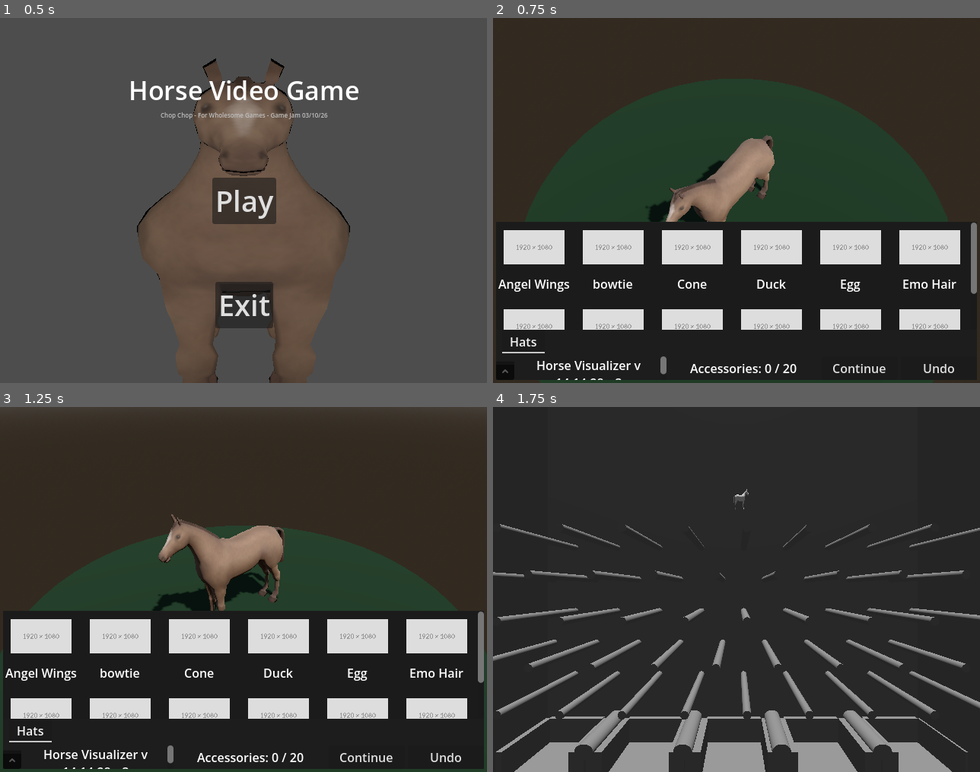
Above: before the commit, frames 1-4 (two rows, left to right).
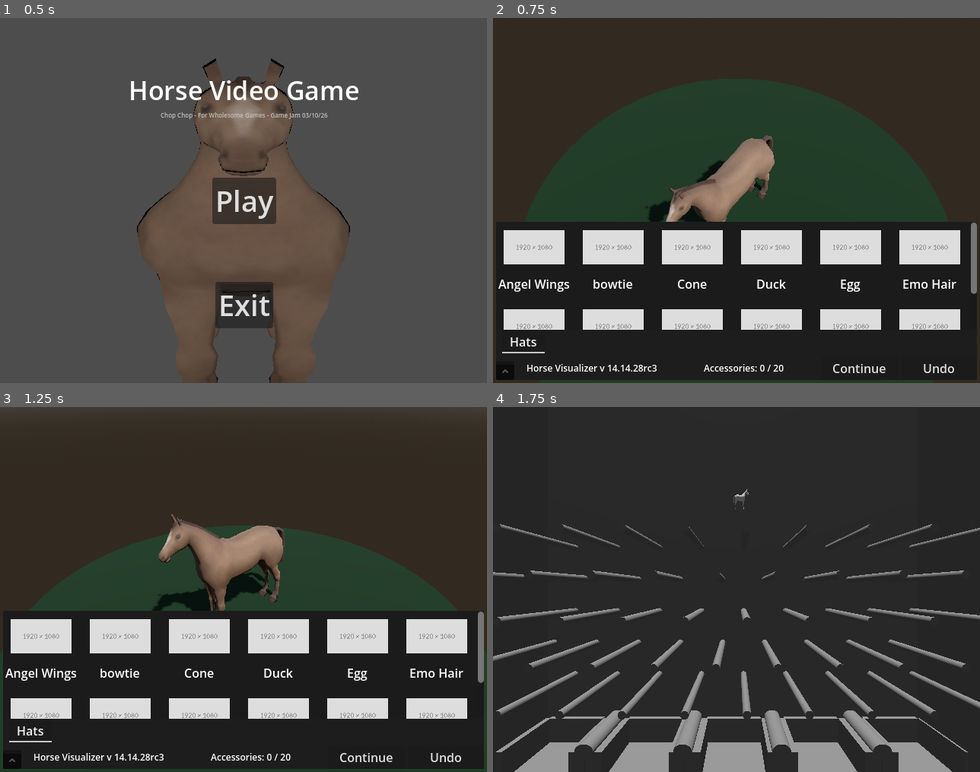
Above: after the commit, the same moments.

Repository: lukewhitingdev/gamejam-Bradys-Day-Out
Game: Godot game, scene res://Maps/MainMenuMap.tscn
The game is run twice, just before and just after one commit, with the same random seed, the same clock (stepped at 60 frames per second) and the same inputs. The engine's default icon, where the game draws it, is replaced by a stand-in: a white triangle on a blue panel in a dark square.
Inputs:
- Up to frame 1 (0.5 s): no input
- Up to frame 2 (0.75 s): click "Play" at 0.5 s
- Up to frame 3 (1.25 s): no input
- Up to frame 4 (1.75 s): click "Continue" at 1.25 s

Frame 1 is identical in both runs. In frame 2, 0.8% of the frame differs, in the area x 7-63%, y 92-100%; in frame 3, 0.8%; in frame 4, nothing differs.

Commit message:
Update SaveFooter.tscn

Diff:
--- a/app/chopchop/UI/Components/Footer/SaveFooter.tscn
+++ b/app/chopchop/UI/Components/Footer/SaveFooter.tscn
@@ -25,6 +25,7 @@
 [node name="RichTextLabel" type="RichTextLabel" parent="." unique_id=139451529]
 layout_mode = 2
 size_flags_horizontal = 3
+theme_override_font_sizes/normal_font_size = 12
 text = "Horse Visualizer v0.43rc2"
 horizontal_alignment = 1
 vertical_alignment = 1
@@ -34,6 +35,7 @@
 unique_name_in_owner = true
 layout_mode = 2
 size_flags_horizontal = 3
+theme_override_font_sizes/normal_font_size = 12
 text = "Accessories: ##/##"
 horizontal_alignment = 1
 vertical_alignment = 1
